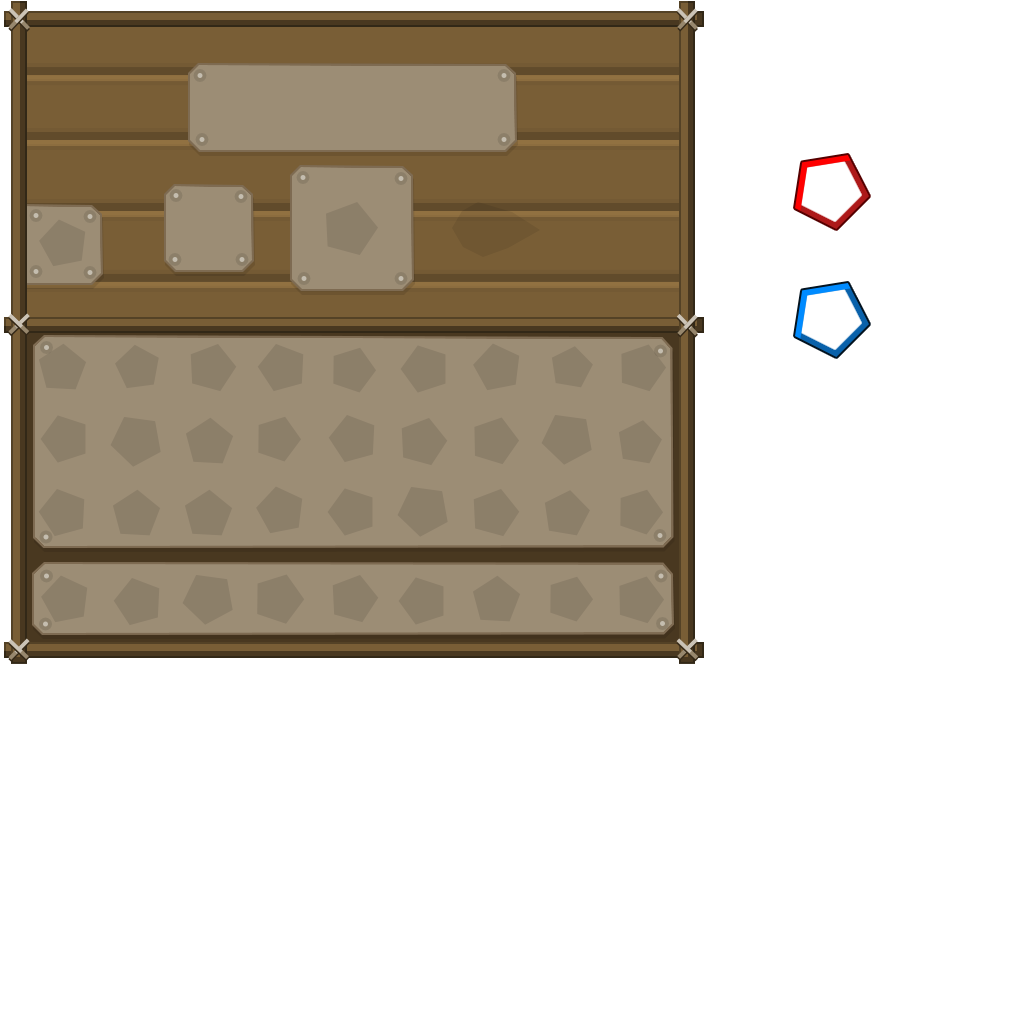
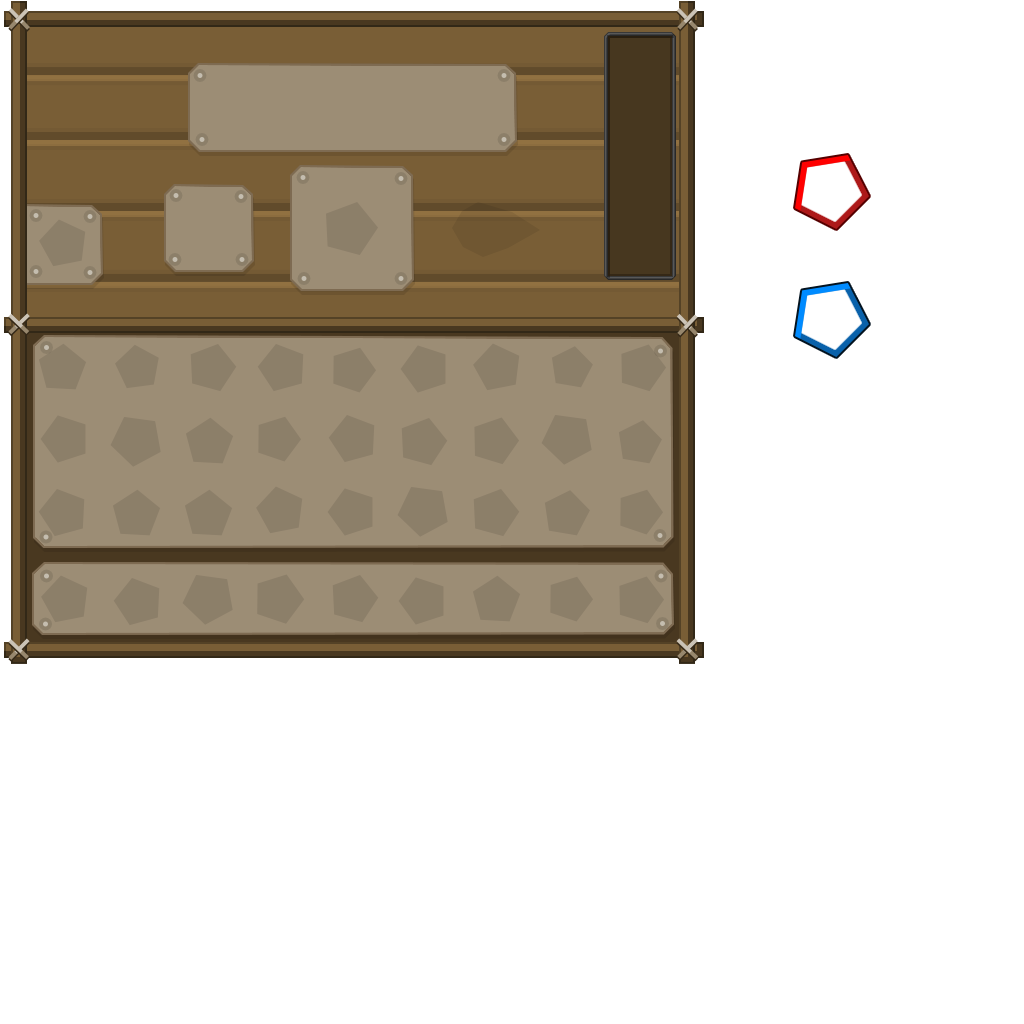
Layer changes from the first 1024×1024 image to the second:
added group "fluid large" with 2 layers above "Forme 2 copy" over (604, 32, 676, 280)
added layer "Shape 1" in group "fluid large" over (604, 32, 676, 280)
added layer "Rectangle 1" in group "fluid large" over (608, 36, 672, 276)
